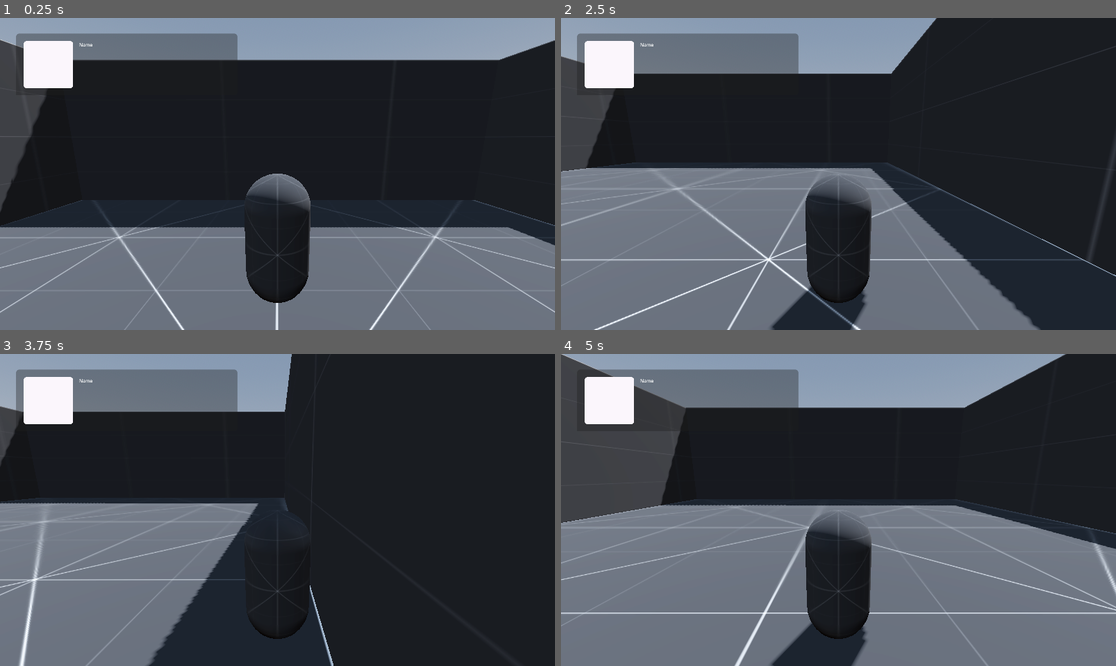
Above: before the commit, frames 1-4 (two rows, left to right).
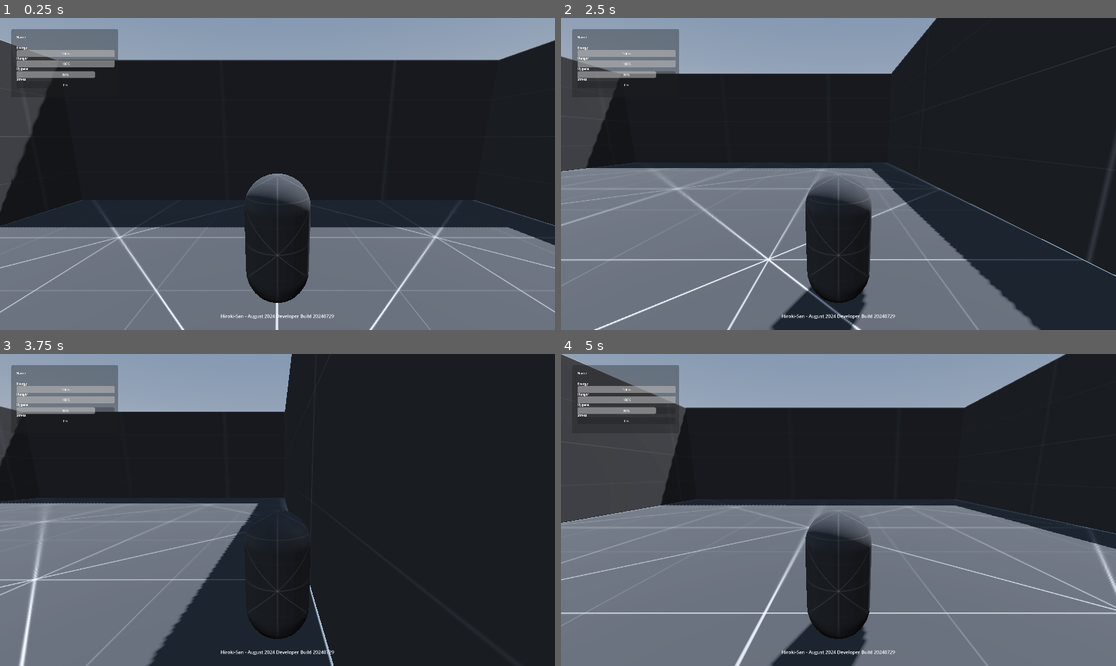
Above: after the commit, the same moments.

Repository: UncleJohnKun/who-am-i-
Game: Godot game, scene res://main.tscn
The game is run twice, just before and just after one commit, with the same random seed, the same clock (stepped at 60 frames per second) and the same inputs.
Inputs (mouse positions are in pixels of both pictures, inside the frame that each line leads up to):
- Up to frame 1 (0.25 s): no input
- Up to frame 2 (2.5 s): move the mouse to (960, 158) at 0.52 s; hold D (move_right) 0.53-1.28 s; click (960, 158) at 0.67 s; move the mouse to (727, 189) at 1.27 s; hold S (move_back) 1.28-2.03 s; move the mouse to (894, 105) at 2.02 s; hold D (move_right) from 2.03 s (still down)
- Up to frame 3 (3.75 s): move the mouse to (249, 572) at 2.77 s; release D (move_right) at 2.78 s; hold W (move_forward) 2.78-3.53 s; click (249, 572) at 2.92 s; move the mouse to (444, 556) at 3.52 s; hold A (move_left) from 3.53 s (still down)
- Up to frame 4 (5 s): keep holding A (move_left); move the mouse to (672, 463) at 4.27 s

The runs differ from the first frame. In frame 1, 4.2% of the frame differs, in the area x 2-61%, y 3-97%; in frame 2, 5.2%; in frame 3, 5.4%; in frame 4, 4.9%.

Commit message:
added player's data

Diff:
--- a/gameUI.tscn
+++ /dev/null
@@ -1,54 +0,0 @@
-[gd_scene load_steps=3 format=3 uid="uid://c8qm1btxbuprw"]
-
-[sub_resource type="StyleBoxFlat" id="StyleBoxFlat_ky7ry"]
-bg_color = Color(0.119632, 0.119632, 0.119631, 0.364706)
-corner_radius_top_left = 10
-corner_radius_top_right = 10
-corner_radius_bottom_right = 10
-
-[sub_resource type="StyleBoxFlat" id="StyleBoxFlat_32t3j"]
-bg_color = Color(0.982907, 0.96207, 0.986842, 1)
-corner_radius_top_left = 10
-corner_radius_top_right = 10
-corner_radius_bottom_right = 10
-corner_radius_bottom_left = 10
-
-[node name="GameUI" type="Control"]
-layout_mode = 3
-anchors_preset = 15
-anchor_right = 1.0
-anchor_bottom = 1.0
-grow_horizontal = 2
-grow_vertical = 2
-
-[node name="PlayerInfoBox" type="Panel" parent="."]
-layout_mode = 0
-offset_left = 56.0
-offset_top = 54.0
-offset_right = 821.0
-offset_bottom = 267.0
-theme_override_styles/panel = SubResource("StyleBoxFlat_ky7ry")
-
-[node name="Panel" type="Panel" parent="PlayerInfoBox"]
-layout_mode = 1
-anchors_preset = 4
-anchor_top = 0.5
-anchor_bottom = 0.5
-offset_left = 26.0
-offset_top = -80.5
-offset_right = 197.0
-offset_bottom = 82.5
-grow_vertical = 2
-theme_override_styles/panel = SubResource("StyleBoxFlat_32t3j")
-
-[node name="Label" type="Label" parent="PlayerInfoBox"]
-layout_mode = 1
-anchors_preset = 4
-anchor_top = 0.5
-anchor_bottom = 0.5
-offset_left = 218.0
-offset_top = -79.5
-offset_right = 447.0
-offset_bottom = -21.5
-grow_vertical = 2
-text = "Name"
--- a/main.tscn
+++ b/main.tscn
@@ -1,9 +1,10 @@
-[gd_scene load_steps=18 format=3 uid="uid://bax01gls3cxg7"]
+[gd_scene load_steps=19 format=3 uid="uid://bax01gls3cxg7"]
 
-[ext_resource type="PackedScene" uid="uid://c8qm1btxbuprw" path="res://gameUI.tscn" id="1_2fmrj"]
-[ext_resource type="PackedScene" uid="uid://cdublr0mojqb" path="res://player.tscn" id="1_ly2g7"]
+[ext_resource type="PackedScene" uid="uid://c8qm1btxbuprw" path="res://script/scene/gameUI.tscn" id="1_2fmrj"]
+[ext_resource type="PackedScene" uid="uid://cdublr0mojqb" path="res://script/scene/player.tscn" id="1_ly2g7"]
 [ext_resource type="Texture2D" uid="uid://8qsrlfj06y12" path="res://assets/kenney_prototype-textures/PNG/Dark/texture_01.png" id="2_47x1p"]
 [ext_resource type="Texture2D" uid="uid://8aqfwpvd6m8l" path="res://assets/kenney_prototype-textures/PNG/Dark/texture_04.png" id="2_qyhiu"]
+[ext_resource type="PackedScene" uid="uid://806em7n6bgiq" path="res://script/scene/developmentbuild.tscn" id="5_alj6u"]
 
 [sub_resource type="ProceduralSkyMaterial" id="ProceduralSkyMaterial_e26qb"]
 sky_horizon_color = Color(0.64625, 0.65575, 0.67075, 1)
@@ -115,6 +116,24 @@
 [node name="CollisionShape3D" type="CollisionShape3D" parent="Map/Floor/StaticBody3D"]
 shape = SubResource("ConcavePolygonShape3D_4kttr")
 
-[node name="Node2D" type="Node2D" parent="."]
+[node name="GameUI" parent="." instance=ExtResource("1_2fmrj")]
+anchors_preset = 0
+anchor_right = 0.0
+anchor_bottom = 0.0
+offset_left = 0.0
+offset_top = 0.0
+offset_right = 0.0
+offset_bottom = 0.0
+grow_horizontal = 1
+grow_vertical = 1
+size_flags_vertical = 8
 
-[node name="GameUI" parent="Node2D" instance=ExtResource("1_2fmrj")]
+[node name="developmentBuild" parent="." instance=ExtResource("5_alj6u")]
+anchors_preset = 7
+anchor_left = 0.5
+anchor_top = 1.0
+anchor_right = 0.5
+offset_top = 0.0
+offset_bottom = 0.0
+grow_vertical = 0
+size_flags_horizontal = 4
--- a/project.godot
+++ b/project.godot
@@ -20,7 +20,6 @@
 
 window/size/viewport_width=1920
 window/size/viewport_height=1080
-window/size/mode=2
 
 [dotnet]
 
--- /dev/null
+++ b/script/energy.gd
@@ -0,0 +1,11 @@
+extends ProgressBar
+
+
+# Called when the node enters the scene tree for the first time.
+func _ready() -> void:
+	pass # Replace with function body.
+
+
+# Called every frame. 'delta' is the elapsed time since the previous frame.
+func _process(delta: float) -> void:
+	pass
--- /dev/null
+++ b/script/scene/developmentbuild.tscn
@@ -0,0 +1,27 @@
+[gd_scene format=3 uid="uid://806em7n6bgiq"]
+
+[node name="developmentBuild" type="Control"]
+layout_mode = 3
+anchors_preset = 15
+anchor_right = 1.0
+anchor_bottom = 1.0
+offset_top = -2.0
+offset_bottom = -2.0
+grow_horizontal = 2
+grow_vertical = 2
+
+[node name="Label" type="Label" parent="."]
+layout_mode = 1
+anchors_preset = 7
+anchor_left = 0.5
+anchor_top = 1.0
+anchor_right = 0.5
+anchor_bottom = 1.0
+offset_left = -234.0
+offset_top = -60.0
+offset_right = 234.0
+offset_bottom = -37.0
+grow_horizontal = 2
+grow_vertical = 0
+text = "Hiroki-San - August 2024 Developer Build 20240729"
+horizontal_alignment = 1
--- /dev/null
+++ b/script/scene/gameUI.tscn
@@ -0,0 +1,105 @@
+[gd_scene load_steps=6 format=3 uid="uid://c8qm1btxbuprw"]
+
+[ext_resource type="Script" path="res://script/energy.gd" id="1_dk8rn"]
+[ext_resource type="Script" path="res://script/scene/hunger.gd" id="2_m0jyg"]
+[ext_resource type="Script" path="res://script/scene/hygene.gd" id="3_jmhjp"]
+[ext_resource type="Script" path="res://script/scene/stress.gd" id="4_rp8ed"]
+
+[sub_resource type="StyleBoxFlat" id="StyleBoxFlat_ky7ry"]
+bg_color = Color(0.119632, 0.119632, 0.119631, 0.364706)
+corner_radius_top_left = 10
+corner_radius_top_right = 10
+corner_radius_bottom_right = 10
+
+[node name="GameUI" type="Control"]
+layout_mode = 3
+anchors_preset = 15
+anchor_right = 1.0
+anchor_bottom = 1.0
+offset_left = 255.0
+offset_top = 182.0
+offset_right = 255.0
+offset_bottom = 182.0
+grow_horizontal = 2
+grow_vertical = 2
+scale = Vector2(0.7, 0.7)
+
+[node name="PlayerInfoBox" type="Panel" parent="."]
+layout_mode = 0
+offset_left = 56.0
+offset_top = 54.0
+offset_right = 584.0
+offset_bottom = 391.0
+theme_override_styles/panel = SubResource("StyleBoxFlat_ky7ry")
+
+[node name="Label" type="Label" parent="PlayerInfoBox"]
+layout_mode = 1
+anchors_preset = 4
+anchor_top = 0.5
+anchor_bottom = 0.5
+offset_left = 25.4286
+offset_top = -139.643
+offset_right = 254.429
+offset_bottom = 91.3571
+grow_vertical = 2
+text = "Name
+
+Energy
+
+Hunger
+
+Hygene
+
+Stress"
+vertical_alignment = 1
+
+[node name="Energy" type="ProgressBar" parent="PlayerInfoBox"]
+layout_mode = 1
+anchors_preset = 4
+anchor_top = 0.5
+anchor_bottom = 0.5
+offset_left = 26.8571
+offset_top = -63.9286
+offset_right = 510.857
+offset_bottom = -29.9286
+grow_vertical = 2
+value = 100.0
+script = ExtResource("1_dk8rn")
+
+[node name="Hunger" type="ProgressBar" parent="PlayerInfoBox"]
+layout_mode = 1
+anchors_preset = 4
+anchor_top = 0.5
+anchor_bottom = 0.5
+offset_left = 26.8571
+offset_top = -13.9285
+offset_right = 510.857
+offset_bottom = 20.0715
+grow_vertical = 2
+value = 100.0
+script = ExtResource("2_m0jyg")
+
+[node name="Hygene" type="ProgressBar" parent="PlayerInfoBox"]
+layout_mode = 1
+anchors_preset = 4
+anchor_top = 0.5
+anchor_bottom = 0.5
+offset_left = 25.4286
+offset_top = 40.8571
+offset_right = 509.429
+offset_bottom = 74.8571
+grow_vertical = 2
+value = 80.0
+script = ExtResource("3_jmhjp")
+
+[node name="Stress" type="ProgressBar" parent="PlayerInfoBox"]
+layout_mode = 1
+anchors_preset = 4
+anchor_top = 0.5
+anchor_bottom = 0.5
+offset_left = 25.4286
+offset_top = 91.7857
+offset_right = 509.429
+offset_bottom = 125.786
+grow_vertical = 2
+script = ExtResource("4_rp8ed")
--- /dev/null
+++ b/script/scene/hunger.gd
@@ -0,0 +1,11 @@
+extends ProgressBar
+
+
+# Called when the node enters the scene tree for the first time.
+func _ready() -> void:
+	pass # Replace with function body.
+
+
+# Called every frame. 'delta' is the elapsed time since the previous frame.
+func _process(delta: float) -> void:
+	pass
--- /dev/null
+++ b/script/scene/hygene.gd
@@ -0,0 +1,11 @@
+extends ProgressBar
+
+
+# Called when the node enters the scene tree for the first time.
+func _ready() -> void:
+	pass # Replace with function body.
+
+
+# Called every frame. 'delta' is the elapsed time since the previous frame.
+func _process(delta: float) -> void:
+	pass
--- /dev/null
+++ b/script/scene/stress.gd
@@ -0,0 +1,11 @@
+extends ProgressBar
+
+
+# Called when the node enters the scene tree for the first time.
+func _ready() -> void:
+	pass # Replace with function body.
+
+
+# Called every frame. 'delta' is the elapsed time since the previous frame.
+func _process(delta: float) -> void:
+	pass
Renamed: player.tscn -> script/scene/player.tscn
Not shown, changed: assets/kenney_prototype-textures/PNG/.DS_Store
